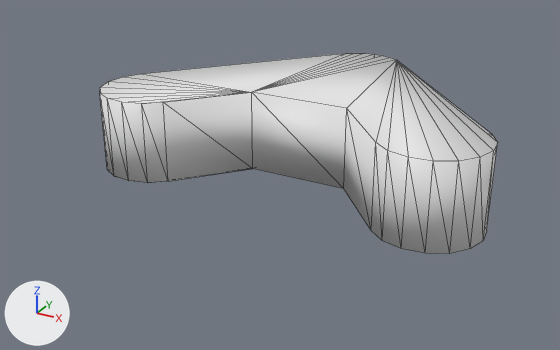
The OBJ model src/maps/ArrowGallery/meshes/arrow_head_round_cap.obj as it was, and as the next commit left it.
Camera for both pictures: a camera (50 mm lens) standing at (3.2, -6.15, 2.67) and looking at (-0.17, -0.03, -0.39). Lighting does not change. The marker at lower left points along +X, +Y and +Z. The older version comes first. Mesh edges are drawn as thin lines. Where no turn or scale is listed for an object, it has been applied to the vertices.

The older version as bpy lines, for what is in view:
```python
me_arrow_head_round_cap = bpy.data.meshes.new('arrow_head_round_cap')
me_arrow_head_round_cap.from_pydata(...)  # 54 vertices, 104 faces; spans x -1.94..1.94, y -0.84..1.87, z -0.4..0.4
me_arrow_head_round_cap.polygons.foreach_set('use_smooth', [True] * 104)
ob_arrow_head_round_cap = bpy.data.objects.new('arrow_head_round_cap', me_arrow_head_round_cap)
ob_arrow_head_round_cap.location = (0.0, 0.0, 0.0)
```
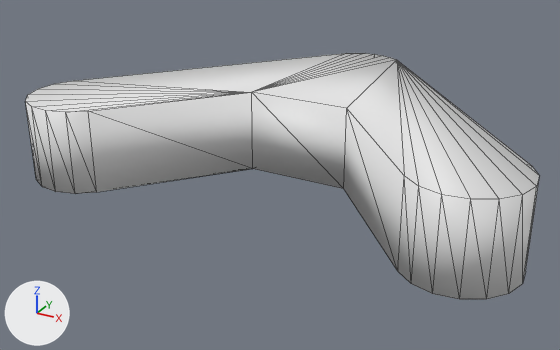
Location of each change, [x1, y1, x2, y2] in pixels of the pictures (560 x 350 px; the box of a moved part takes in the faces that stretch with it):
'arrow_head_round_cap', reshaped (29% wider, 22% taller)
    before: [100, 53, 498, 254]
    after: [25, 53, 539, 299]
part 1 of me_arrow_head_round_cap, moved or reshaped
    before: [100, 53, 345, 183]
    after: [25, 53, 345, 194]
part 2 of me_arrow_head_round_cap, moved or reshaped
    before: [344, 60, 498, 254]
    after: [344, 60, 539, 299]

The edits, one by one:
me_arrow_head_round_cap is used by ob_arrow_head_round_cap; location (0.0, 0.0, 0.0).
me_arrow_head_round_cap had 54 vertices, 104 faces and spanned x -1.94..1.94, y -0.84..1.87, z -0.4..0.4.
me_arrow_head_round_cap now has 54 vertices, 104 faces and spans x -2.38..2.38, y -1.36..1.87, z -0.4..0.4.
me_arrow_head_round_cap part 1: all 18 vertices in x -1.94..-1.06, y -0.84..-0.02, z -0.4..0.4 are moved by (-0.44, -0.52, 0.0).
me_arrow_head_round_cap part 2: all 18 vertices in x 1.06..1.94, y -0.84..-0.02, z -0.4..0.4 are moved by (0.44, -0.52, 0.0).
